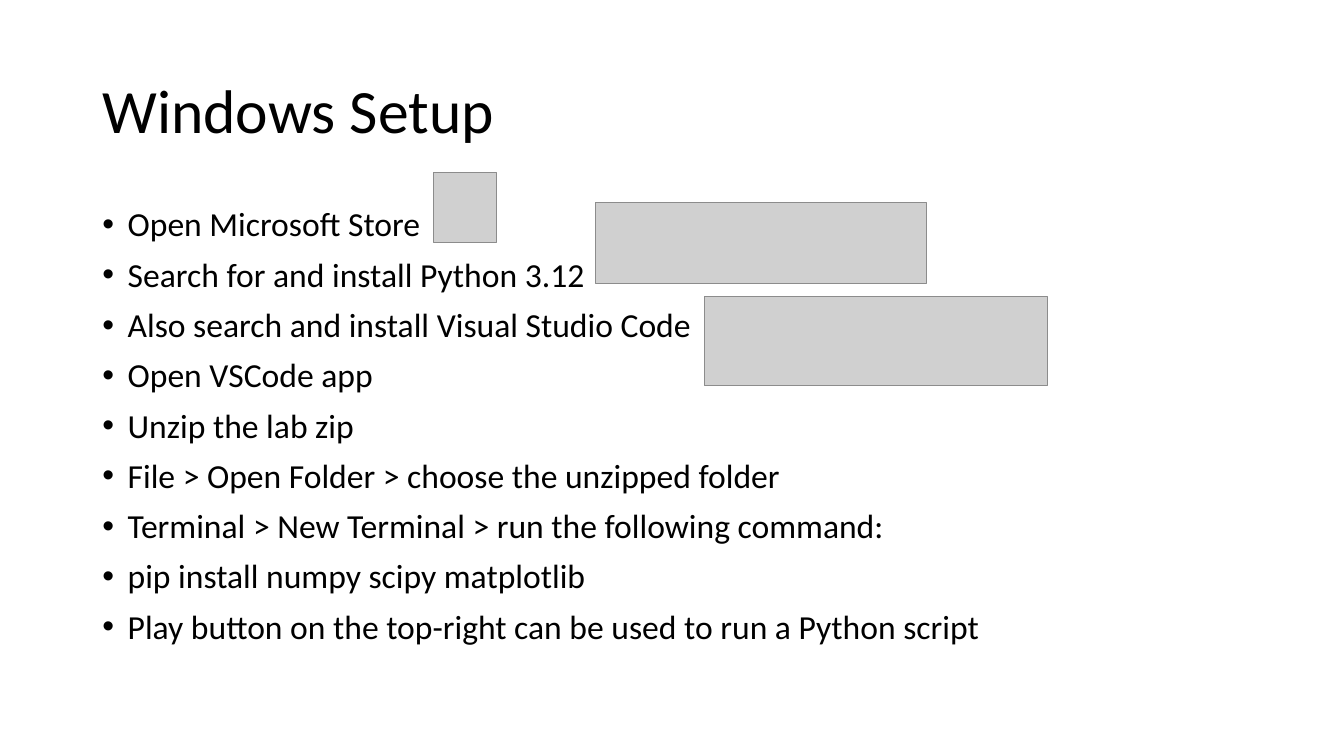
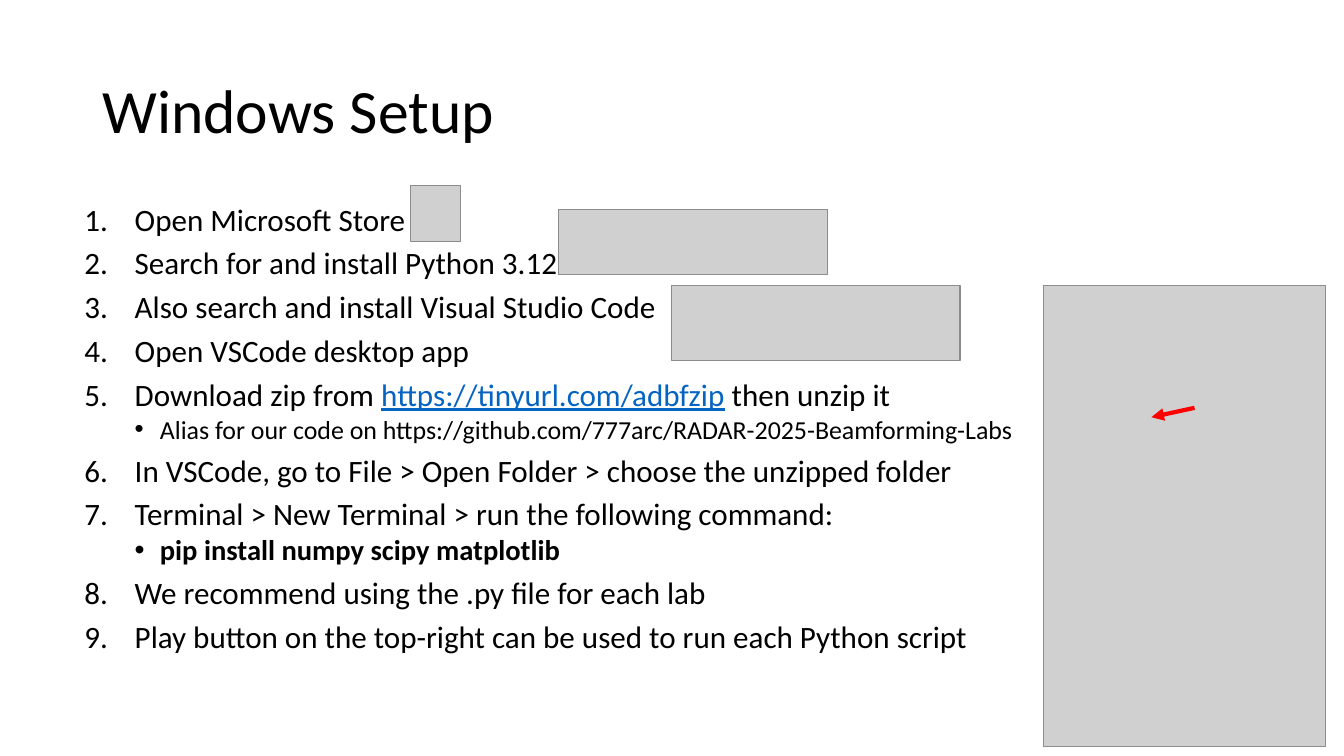
Before and after one commit to 777arc/RADAR-2025-Beamforming-Labs, a slide deck: slide 2 of Lab Setup.pptx. Drawn at 1344x756 pixels with LibreOffice and Linux fonts; fonts in the diff are those of the drawing; grey boxes stand for pictures. Boxes give left, top, right and bottom in pixels: in the first picture for what was removed or moved away, otherwise in the second. Text is boxed around its words. In the diff, an @@ line names an element or a change of style, - is before the commit and + after.

Commit message:
finished the first cut of the Lab Setup powerpoint

```diff
--- a/Lab Setup.pptx
+++ b/Lab Setup.pptx
@@ text "Open Microsoft Store": place and size @@
-text "Open Microsoft Store" at box(128, 213, 978, 645)
+text "Open Microsoft Store" at box(135, 209, 1012, 654)
@@ text at box(135, 209, 833, 565): size 24 to 22.2 pt in "Open Microsoft Store", "Search for and install Python 3.12", "Also search and install Visual Studio Code", "Terminal > New Terminal > run the ..."; size 24 to 20.4 pt, bold on in "pip install numpy scipy matplotlib"; bullet • to 1.; line spacing 0.9 to 0.8; list level 1 to 2 in "pip install numpy scipy matplotlib" @@
@@ picture: place and size @@
-picture at box(434, 172, 496, 242)
+picture at box(410, 186, 461, 241)
@@ picture: place and size @@
-picture at box(596, 203, 927, 283)
+picture at box(559, 210, 828, 275)
@@ picture: place and size @@
-picture at box(705, 297, 1048, 386)
+picture at box(673, 285, 961, 360)
@@ picture added at box(1044, 285, 1326, 746) @@
@@ text at box(135, 340, 1012, 488): text changed; size 24 to 22.2 pt @@
-• Open VSCode app
-• Unzip the lab zip
-• File > Open Folder > choose the unzipped folder
+4. Open VSCode desktop app
+5. Download zip from https://tinyurl.com/adbfzip then unzip it
+  • Alias for our code on https://github.com/777arc/RADAR-2025-Beamforming-Labs
+6. In VSCode, go to File > Open Folder > choose the unzipped folder
@@ arrow added from (1195, 408) to (1151, 417), #FF0000 3 pt @@
@@ text at box(135, 582, 967, 654): text changed; size 24 to 22.2 pt @@
-• Play button on the top-right can be used to run a Python script
+8. We recommend using the .py file for each lab
+9. Play button on the top-right can be used to run each Python script
```
Also in this commit, not shown: 2 other slides changed.
